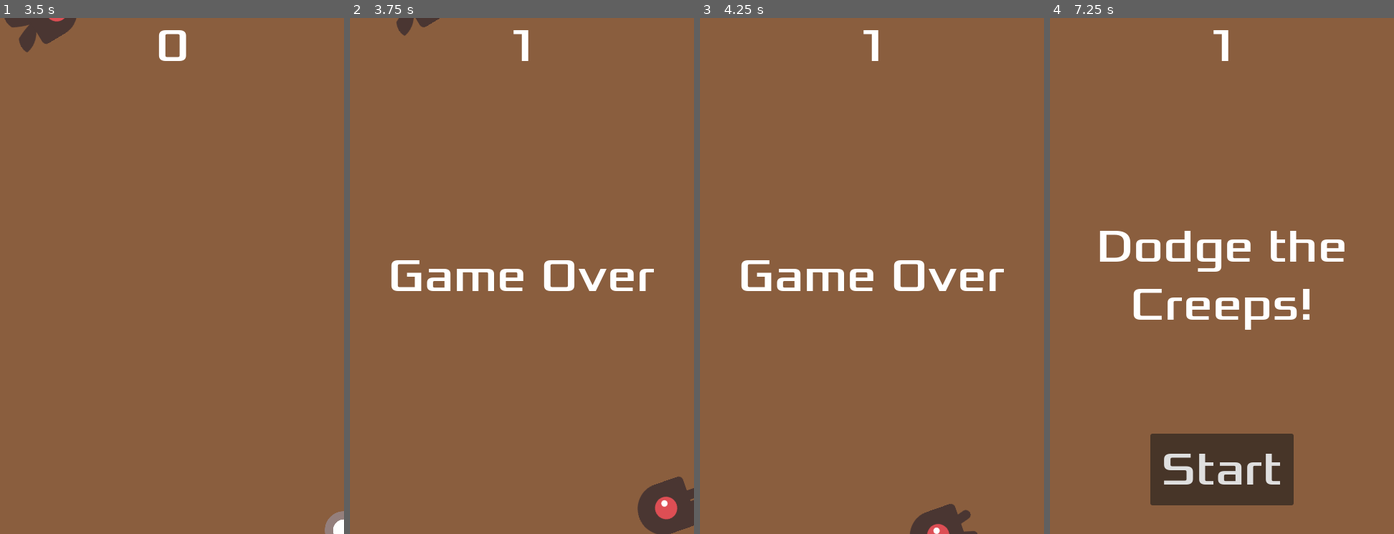
Above: before the commit, frames 1-4 (left to right).
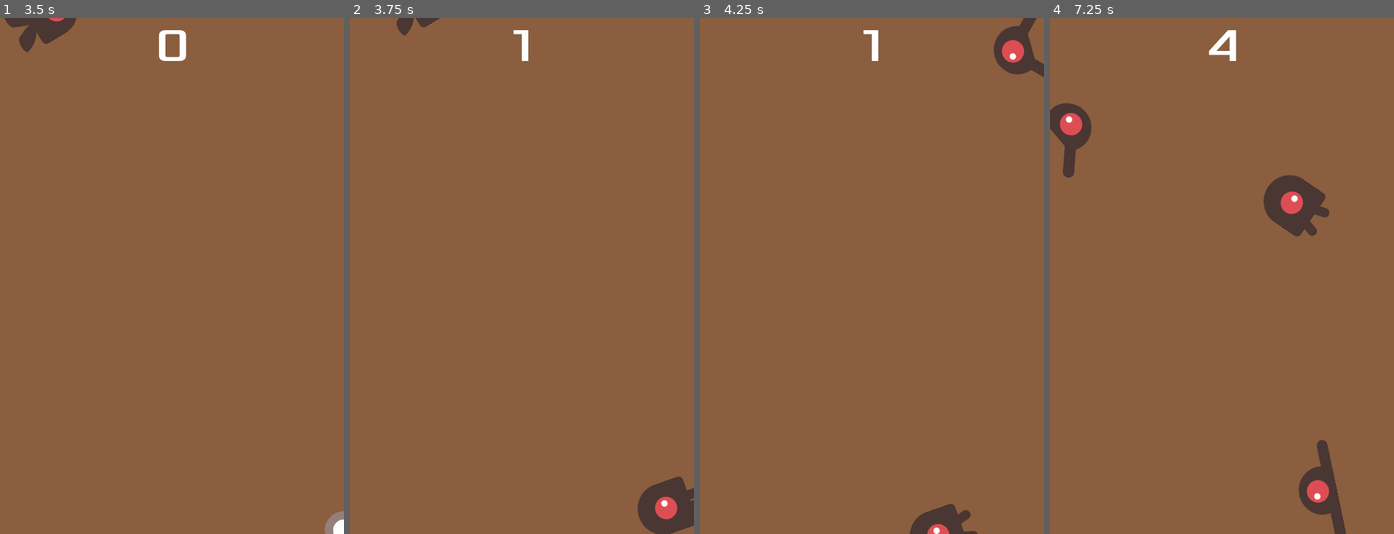
Above: after the commit, the same moments.

Repository: Cetroizel/dodge-the-creeps
Game: Godot game, scene res://main.tscn
Two runs of this game, one before a commit and one after it. Both use one fixed random seed, a clock stepped at 60 frames per second and the inputs below.
Inputs:
- Up to frame 1 (3.5 s): click "Start" at 0.5 s; tap Enter at 1.25 s; hold Right (move_right) 1.28-2.03 s; hold Down (move_down) 2.03-2.78 s; hold Right (move_right) from 2.78 s (still down)
- Up to frame 2 (3.75 s): release Right (move_right) at 3.53 s; hold Up (move_up) from 3.53 s (still down)
- Up to frame 3 (4.25 s): keep holding Up (move_up)
- Up to frame 4 (7.25 s): release Up (move_up) at 4.28 s; hold Left (move_left) 4.28-5.78 s; hold Down (move_down) 5.78-6.53 s; hold Right (move_right) from 6.53 s (still down)

Frame 1 is identical in both runs. In frame 2, 1.7% of the frame differs, in the area x 11-89%, y 46-53%; in frame 3, 2.8%; in frame 4, 13%, in the area x 0-87%, y 2-100%.
Error after the commit: Invalid call. Nonexistent function 'update_high_score' in base 'Nil'. (res://main.gd:14)

Commit message:
feature to save high scores accross games

Diff:
--- a/hud.gd
+++ b/hud.gd
@@ -11,6 +11,9 @@
 func show_game_over():
 	show_message("Game Over")
 	# Wait until the MessageTimer has counted down.
+	await $MessageTimer.timeout
+
+	show_message("High score: " + str(GameState.high_score))
 	await $MessageTimer.timeout
 
 	$Message.text = "Dodge the Creeps!"
--- a/main.gd
+++ b/main.gd
@@ -2,12 +2,16 @@
 
 @export var mob_scene: PackedScene
 var score
+
+func _ready() -> void:
+	pass
 
 # Called every frame. 'delta' is the elapsed time since the previous frame.
 func _process(_delta: float) -> void:
 	pass
 
 func game_over():
+	GameState.update_high_score(score)
 	$HUD.show_game_over()
 	$ScoreTimer.stop()
 	$MobTimer.stop()
--- a/project.godot
+++ b/project.godot
@@ -15,11 +15,20 @@
 config/features=PackedStringArray("4.7", "Forward Plus")
 config/icon="res://icon.svg"
 
+[autoload]
+
+GameState="*uid://5ns5vdwweo0x"
+
 [display]
 
 window/size/viewport_width=480
 window/size/viewport_height=720
 window/stretch/mode="canvas_items"
+
+[editor]
+
+version_control/plugin_name="GitPlugin"
+version_control/autoload_on_startup=true
 
 [input]
 
